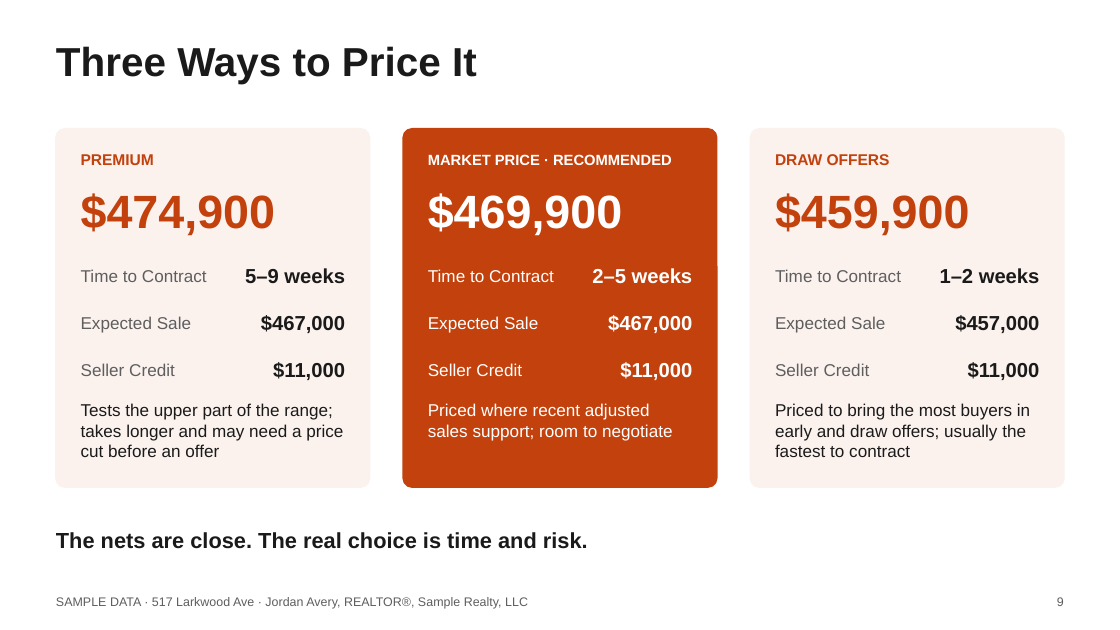
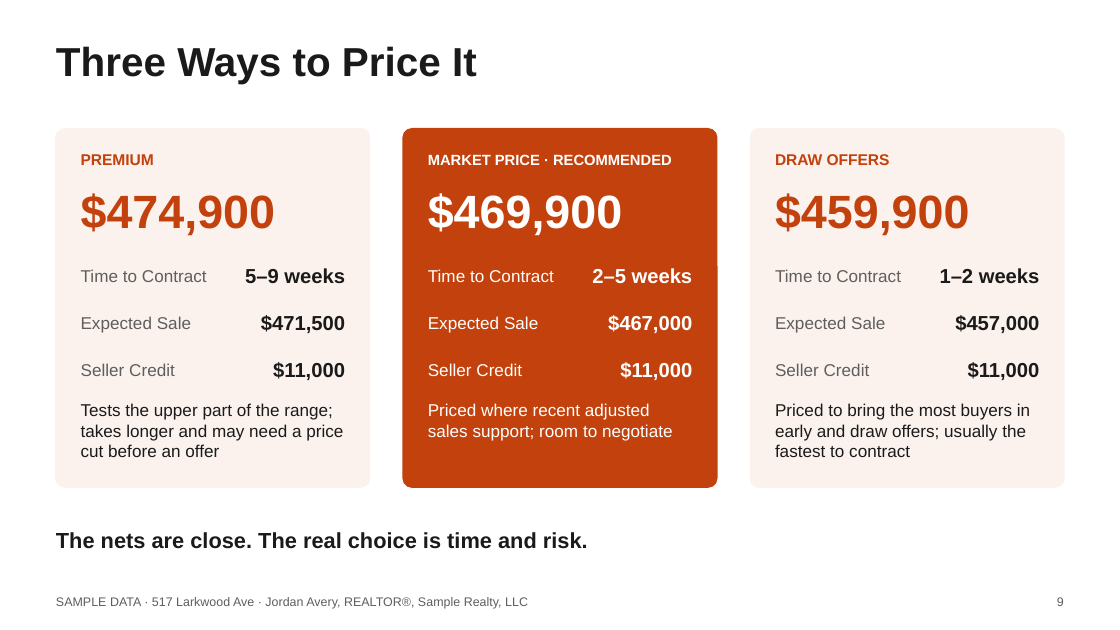
Before and after one commit to axelrivera/real-estate-skills, a slide deck: slide 9 of samples/seller-cma/517-Larkwood-Ave-Listing-Presentation.pptx. Drawn at 1120x630 pixels with LibreOffice and Linux fonts; fonts in the diff are those of the drawing. Boxes give left, top, right and bottom in pixels: in the first picture for what was removed or moved away, otherwise in the second. Text is boxed around its words. In the diff, an @@ line names an element or a change of style, - is before the commit and + after.

```diff
--- a/samples/seller-cma/517-Larkwood-Ave-Listing-Presentation.pptx
+++ b/samples/seller-cma/517-Larkwood-Ave-Listing-Presentation.pptx
@@ text at box(261, 315, 345, 333): text changed @@
-$467,000
+$471,500
```
Also in this commit, not shown: 3 other slides changed, 6 other files.
